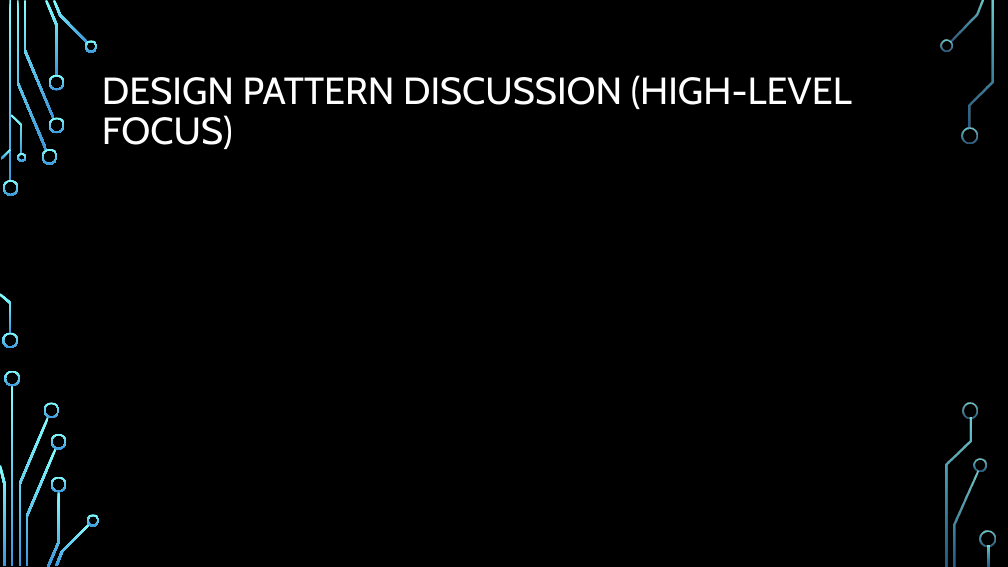
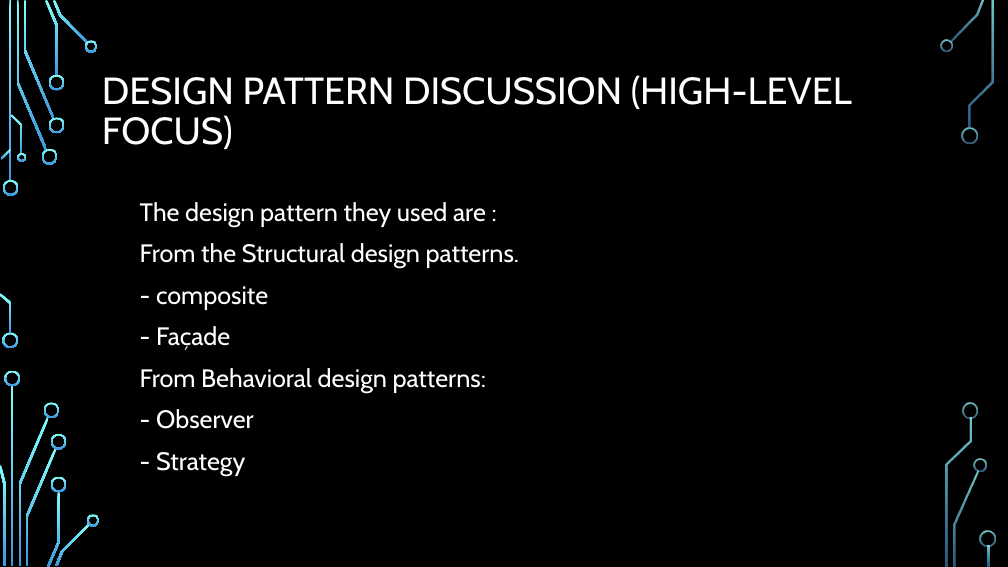
Before and after one commit to ureginastudent/PROJECT, a slide deck: slide 9 of Milestone 7/ENSE 470 Milestone 7.pptx (slide 10 before the commit). Drawn at 1008x567 pixels with LibreOffice and Linux fonts; fonts in the diff are those of the drawing; background and template pictures are left out. Boxes give left, top, right and bottom in pixels: in the first picture for what was removed or moved away, otherwise in the second. Text is boxed around its words. In the diff, an @@ line names an element or a change of style, - is before the commit and + after.

```diff
--- a/Milestone 7/ENSE 470 Milestone 7.pptx
+++ b/Milestone 7/ENSE 470 Milestone 7.pptx
@@ text added at (140, 202, 519, 476), 24 pt, text #FFFFFF @@
+  The design pattern they used are :
+  From the Structural design patterns.
+  - composite
+  - Façade
+  From Behavioral design patterns:
+  - Observer
+  - Strategy
```
Also in this commit, not shown: 2 other slides changed, 1 slide removed.
